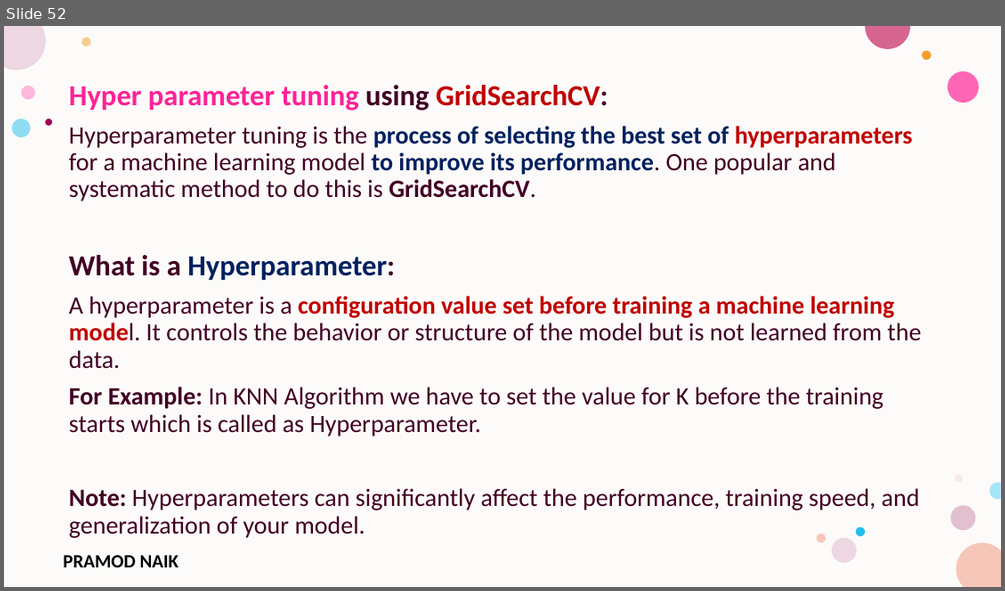
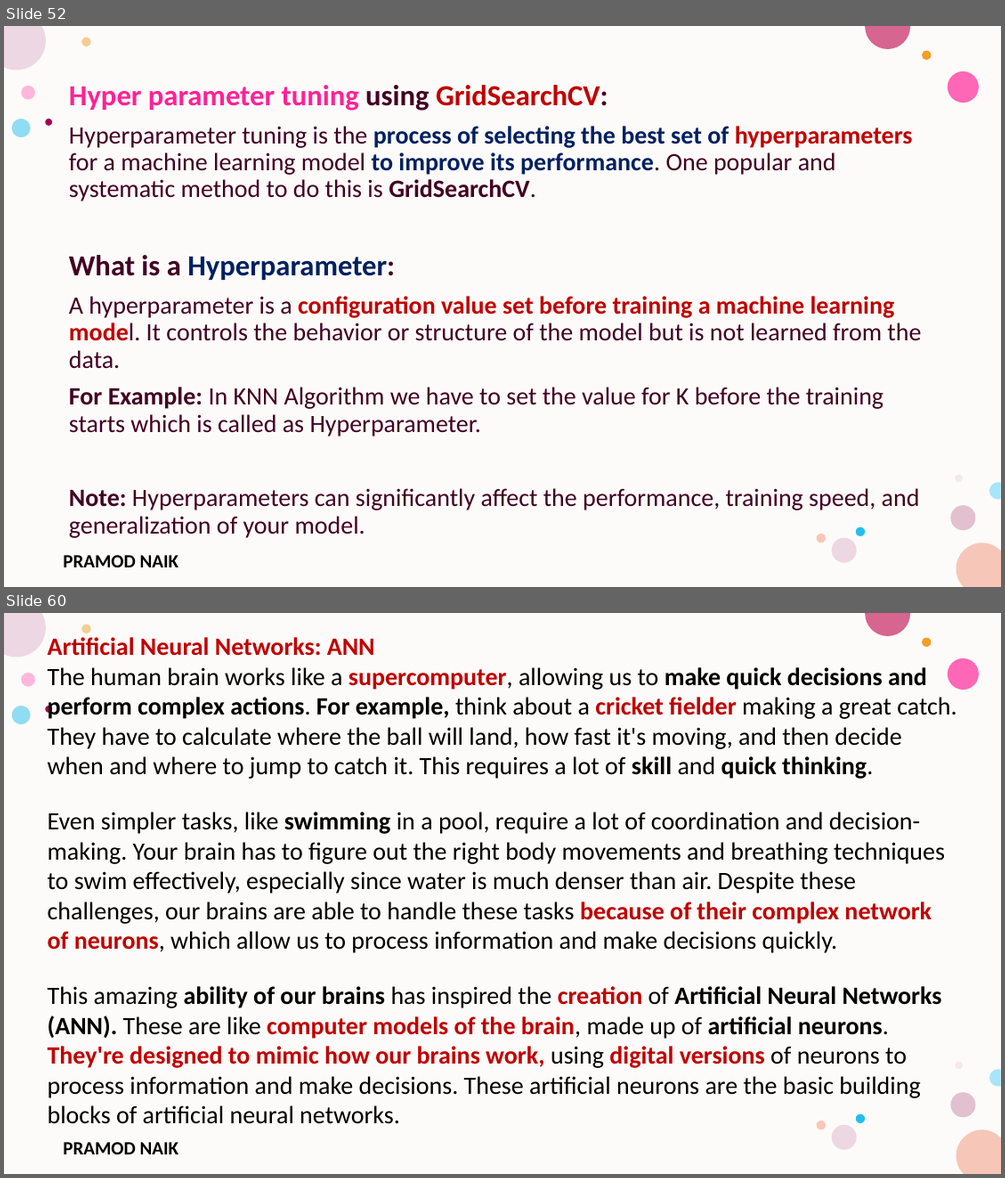
Before and after one commit to PRAMODNAIK-DEV/MCA-2nd-Sem-ML-Data-Analytics-Shridevi-College, a slide deck: Theory Class-Notes/Unit-4 Advanced Machine Learning Techniques.pptx. Shown one above the other, each under a label of ours: slide 52 before the commit, slides 52 and 60 after it; the slides between them are not shown. The pictures are 1005x591 and 1005x1178 pixels, drawn with LibreOffice and Linux fonts; fonts in the diff are those of the drawing; background and template pictures are left out. Boxes give left, top, right and bottom in pixels: in the first picture for what was removed or moved away, otherwise in the second. Text is boxed around its words. In the diff, an @@ line names an element or a change of style, - is before the commit and + after.

```diff
--- a/Theory Class-Notes/Unit-4 Advanced Machine Learning Techniques.pptx
+++ b/Theory Class-Notes/Unit-4 Advanced Machine Learning Techniques.pptx
@@ slide 60 added at [4,613,1001,1174], background #FFFFFF; not listed: 17 template elements that a slide beside it also shows @@
@@ text added at [48,637,956,1124], 24 pt, text #000000 @@
+Artificial Neural Networks: ANN
+The human brain works like a supercomputer, allowing us to make quick decisions and perform complex actions. For example, think about a cricket fielder making a great catch. They have to calculate where the ball will land, how fast it's moving, and then decide when and where to jump to catch it. This requires a lot of skill and quick thinking.
+Even simpler tasks, like swimming in a pool, require a lot of coordination and decision-making. Your brain has to figure out the right body movements and breathing techniques to swim effectively, especially since water is much denser than air. Despite these challenges, our brains are able to handle these tasks because of their complex network of neurons, which allow us to process information and make decisions quickly.
+This amazing ability of our brains has inspired the creation of Artificial Neural Networks (ANN). These are like computer models of the brain, made up of artificial neurons. They're designed to mimic how our brains work, using digital versions of neurons to process information and make decisions. These artificial neurons are the basic building blocks of artificial neural networks.
```
Also in this commit, not shown: 2 slides changed, 24 other slides added, 1 other file.
